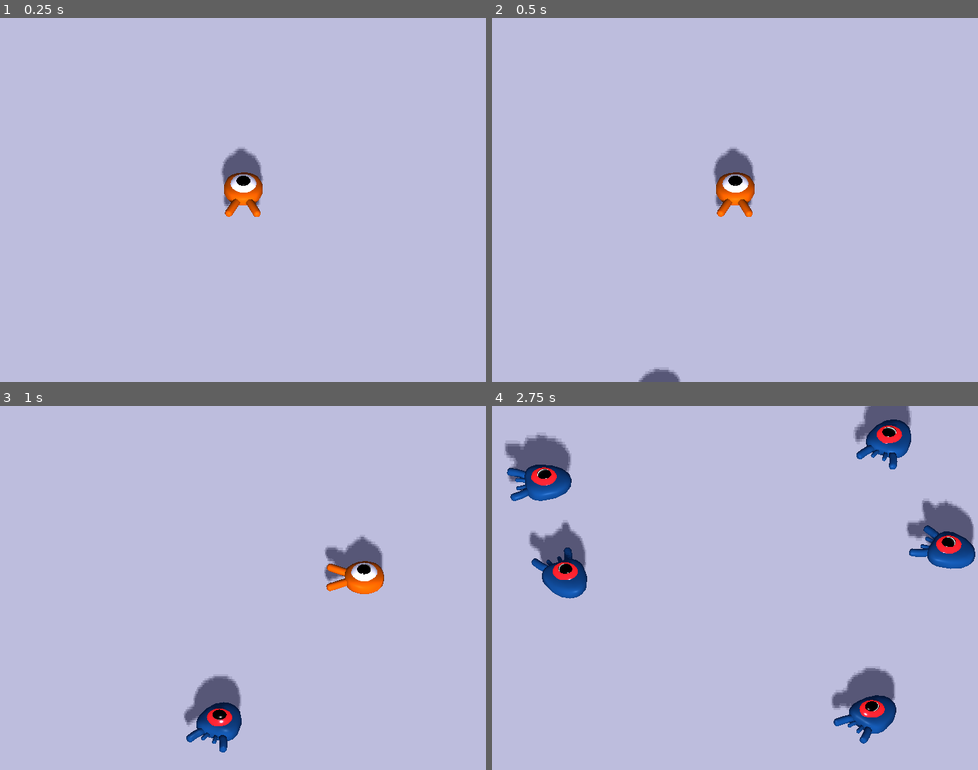
Above: before the commit, frames 1-4 (two rows, left to right).
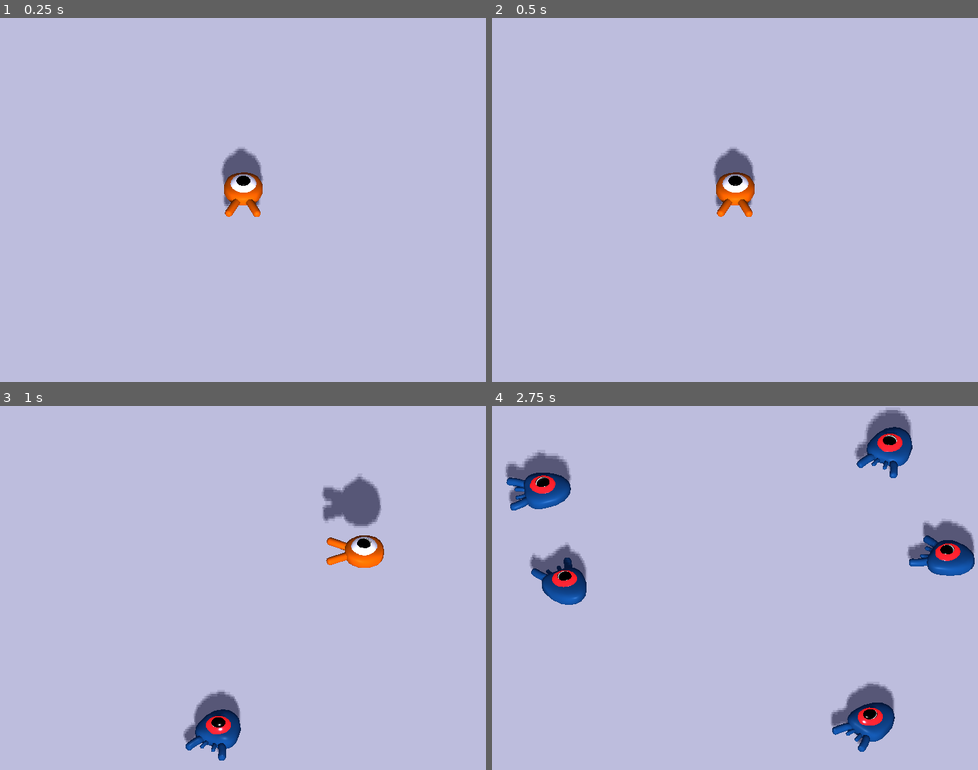
Above: after the commit, the same moments.

Repository: Entropyrius/ANewRepo
Game: Godot game, scene res://Main.tscn
Same seed, same stepped clock (60 frames per second), same inputs: the game is played once before the commit and once after it. The project has no main scene, so this scene is started directly.
Inputs:
- Up to frame 1 (0.25 s): no input
- Up to frame 2 (0.5 s): no input
- Up to frame 3 (1 s): hold Right (move_right) from 0.53 s (still down); tap Space (jump) at 0.6, 0.77 s
- Up to frame 4 (2.75 s): tap Space (jump) at 1.07, 1.35, 1.52, 1.82, 2.1 s; release Right (move_right) at 1.28 s; hold Down (move_back) 1.28-2.03 s; hold Right (move_right) from 2.03 s (still down)

Frame 1 is identical in both runs. In frame 2, 0.2% of the frame differs, in the area x 30-39%, y 96-100%; in frame 3, 4.4%; in frame 4, 8.6%, in the area x 2-100%, y 0-95%.

Commit message:
Added the Kill on Jump mechanic
Edited spawn path so that enemies spawn close to the ground.
Player now kills enemies when jumping on them.

Diff:
--- a/ProjectInsideTheRepository/Main.tscn
+++ b/ProjectInsideTheRepository/Main.tscn
@@ -17,7 +17,7 @@
 
 [sub_resource type="Curve3D" id=5]
 _data = {
-"points": PoolVector3Array( 0, 0, 0, 0, 0, 0, 14.2852, 1.09016, -15.3712, 0, 0, 0, 0, 0, 0, -14.3746, 1.08121, -15.171, 0, 0, 0, 0, 0, 0, -14.1562, 1.01258, 17.2186, 0, 0, 0, 0, 0, 0, 14.0177, 0.991058, 16.7984, 0, 0, 0, 0, 0, 0, 14.2477, 1.09671, -15.4016, 0, 0, 0, 0, 0, 0, 14.2852, 1.09016, -15.3712 ),
+"points": PoolVector3Array( 0, 0, 0, 0, 0, 0, 14.3101, 0.228164, -15.3678, 0, 0, 0, 0, 0, 0, -14.3891, 0.505735, -15.1885, 0, 0, 0, 0, 0, 0, -14.1953, 0.390206, 17.1966, 0, 0, 0, 0, 0, 0, 14.0425, 0.563097, 16.7956, 0, 0, 0, 0, 0, 0, 14.3181, 0.262495, -15.3524, 0, 0, 0, 0, 0, 0, 14.3101, 0.228163, -15.3678 ),
 "tilts": PoolRealArray( 0, 0, 0, 0, 0, 0 )
 }
 
@@ -53,6 +53,7 @@
 
 [node name="Cylinders" type="Spatial" parent="."]
 transform = Transform( 1, 0, 0, 0, 1, 0, 0, 0, 1, -14, 0, -15 )
+visible = false
 
 [node name="MeshInstance" type="MeshInstance" parent="Cylinders"]
 mesh = SubResource( 3 )
@@ -80,7 +81,7 @@
 curve = SubResource( 5 )
 
 [node name="SpawnLocation" type="PathFollow" parent="SpawnPath"]
-transform = Transform( 1, 0, 0, 0, 1, 0, 0, 0, 1, 14.2852, 1.09016, -15.3712 )
+transform = Transform( 1, 0, 0, 0, 1, 0, 0, 0, 1, 14.3101, 0.228164, -15.3678 )
 
 [node name="MobTimer" type="Timer" parent="."]
 wait_time = 0.5
--- a/ProjectInsideTheRepository/Mob.gd
+++ b/ProjectInsideTheRepository/Mob.gd
@@ -4,6 +4,8 @@
 export var max_speed = 18
 
 var velocity = Vector3.ZERO
+
+signal squashed
 
 func _physics_process(delta):
 	move_and_slide(velocity)
@@ -16,6 +18,9 @@
 	velocity = Vector3.FORWARD * random_speed
 	velocity = velocity.rotated(Vector3.UP, rotation.y)
 
+func squash():
+	emit_signal("squashed")
+	queue_free()
 
 func _on_VisibilityNotifier_screen_exited():
 	queue_free()
--- a/ProjectInsideTheRepository/Mob.tscn
+++ b/ProjectInsideTheRepository/Mob.tscn
@@ -6,7 +6,7 @@
 [sub_resource type="BoxShape" id=1]
 extents = Vector3( 0.783274, 0.852073, 0.82487 )
 
-[node name="Mob" type="KinematicBody"]
+[node name="Mob" type="KinematicBody" groups=["mob"]]
 collision_layer = 2
 collision_mask = 0
 script = ExtResource( 1 )
--- a/ProjectInsideTheRepository/Player.gd
+++ b/ProjectInsideTheRepository/Player.gd
@@ -2,6 +2,8 @@
 
 export var speed = 14
 export var fall_acceleration = 75
+export var jump_impulse = 20
+export var bounce_impulse = 16
 
 var velocity = Vector3.ZERO
 
@@ -18,4 +20,15 @@
 	velocity.z = direction.z*speed
 	velocity.y -= fall_acceleration * delta
 
+	if is_on_floor() and Input.is_action_just_pressed("jump"):
+		velocity.y += jump_impulse
+
 	velocity = move_and_slide(velocity, Vector3.UP)
+
+	for index in range(get_slide_count()):
+		var collision = get_slide_collision(index)
+		if collision.collider.is_in_group("mob"):
+			var mob = collision.collider
+			if Vector3.UP.dot(collision.normal) > 0.1:
+				mob.squash()
+				velocity.y=bounce_impulse
